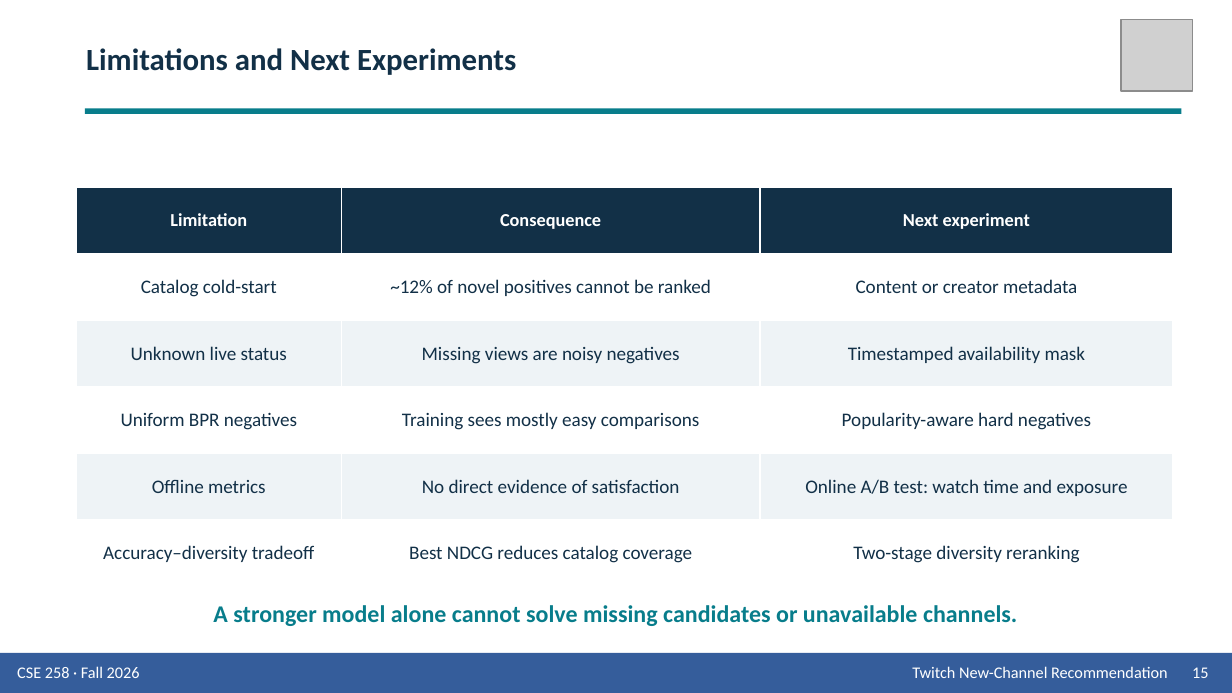
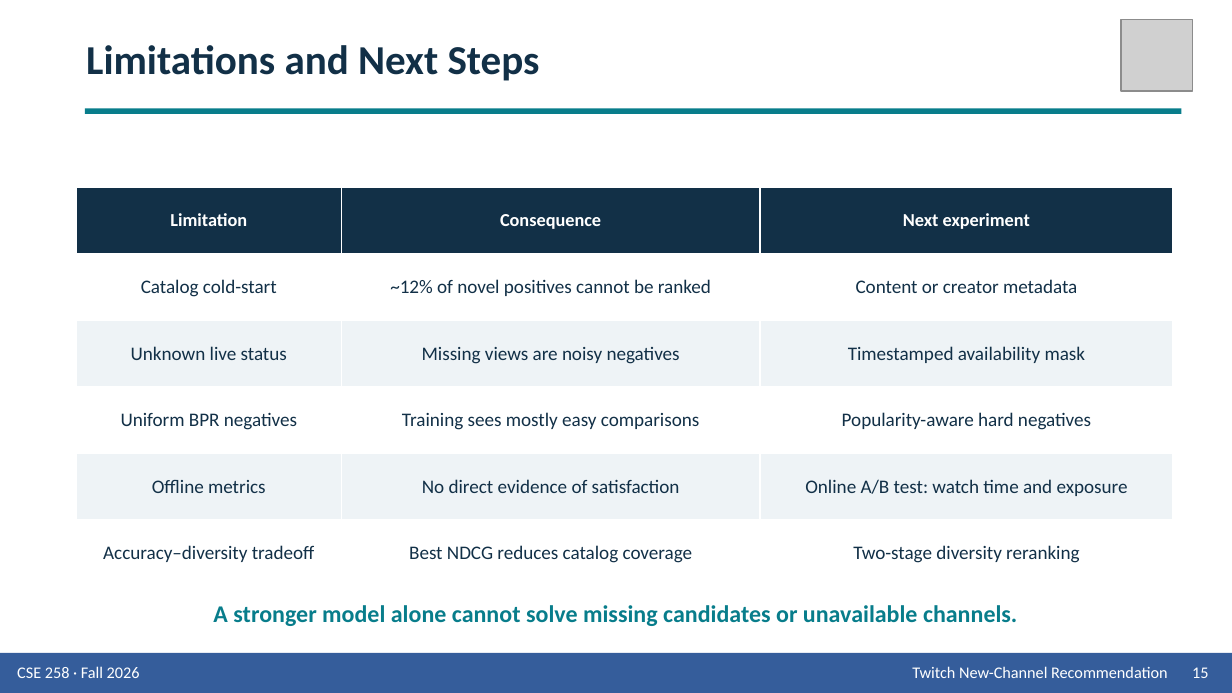
Before and after one commit to Wen-Chieh-Lo/You-know-who-did-God-did-, a slide deck: slide 15 of presentation/Group_9_Presentation_Twitch.pptx. Drawn at 1232x693 pixels with LibreOffice and Linux fonts; fonts in the diff are those of the drawing; grey boxes stand for pictures. Boxes give left, top, right and bottom in pixels: in the first picture for what was removed or moved away, otherwise in the second. Text is boxed around its words. In the diff, an @@ line names an element or a change of style, - is before the commit and + after.

```diff
--- a/presentation/Group_9_Presentation_Twitch.pptx
+++ b/presentation/Group_9_Presentation_Twitch.pptx
@@ text at (86,45,540,81): text changed; size 18 to 24 pt @@
-Limitations and Next Experiments
+Limitations and Next Steps
```
Also in this commit, not shown: 13 other slides changed, 1 slide added, 1 slide removed, 2 other files.
